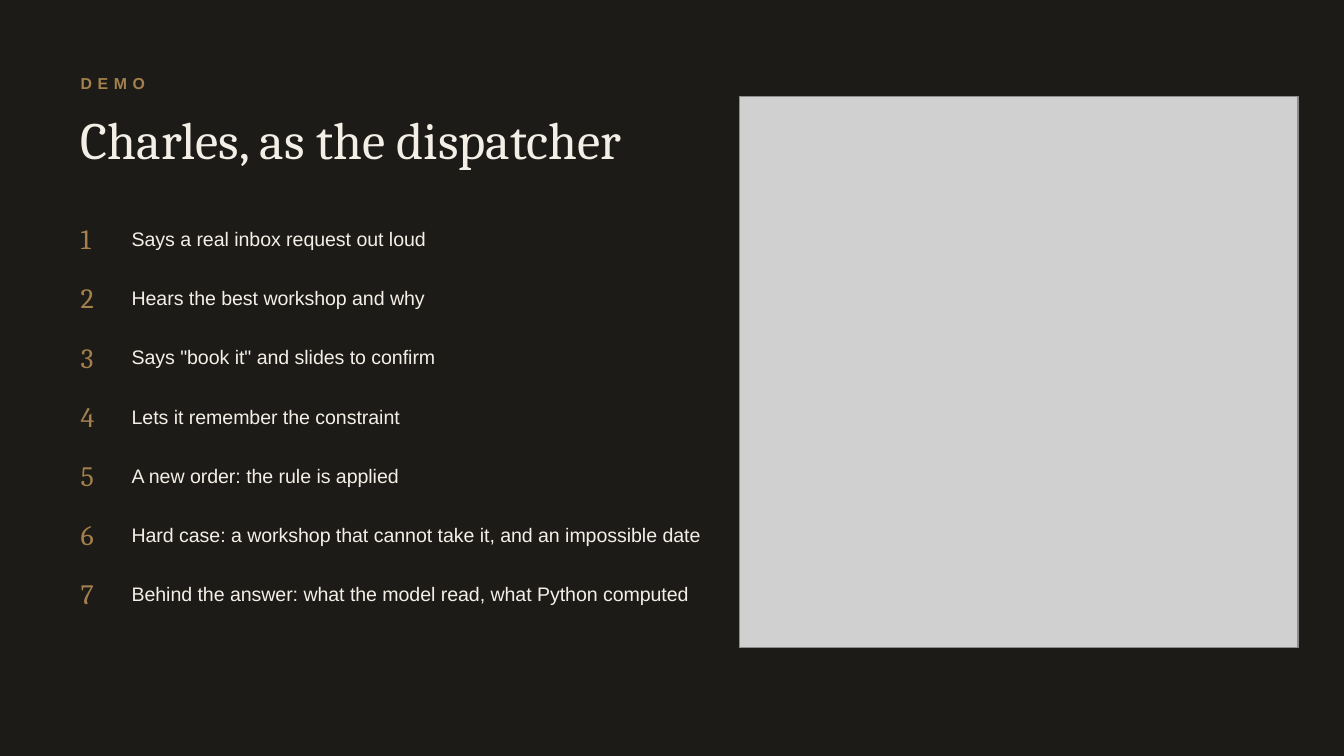
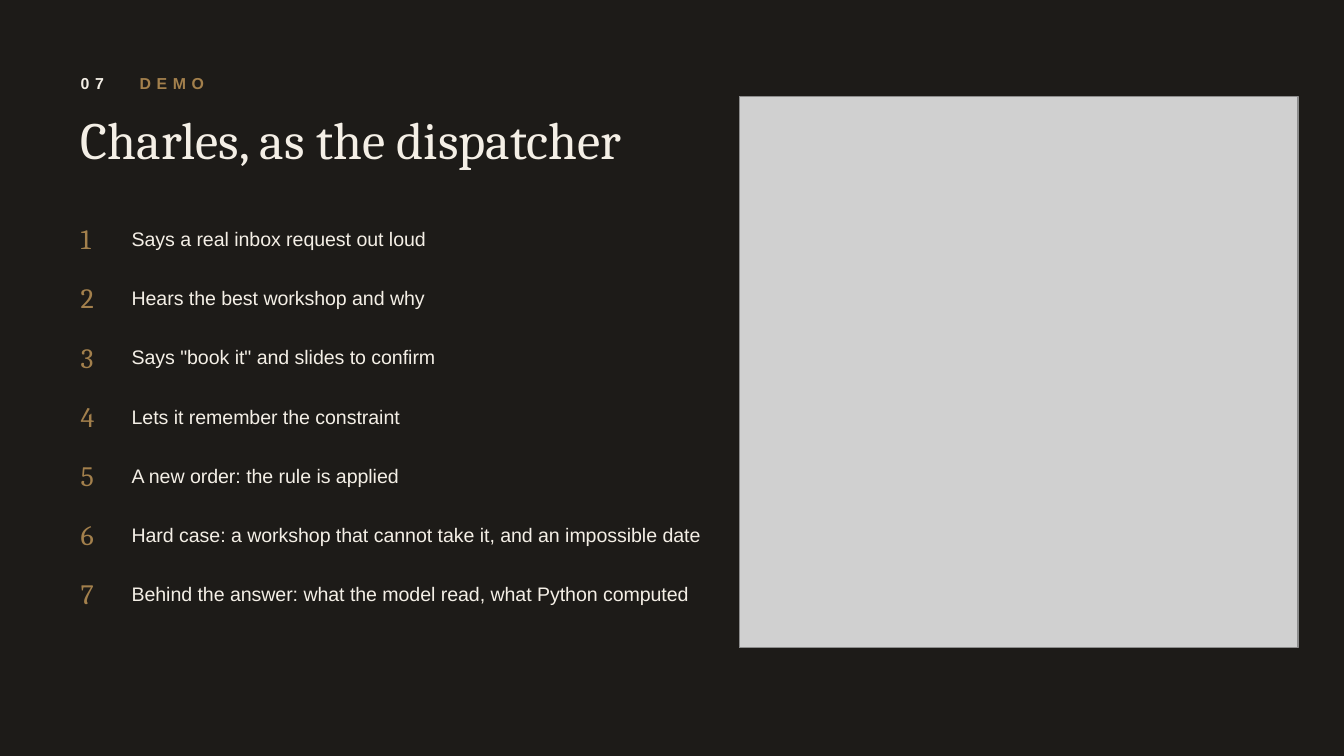
Before and after one commit to JoshuaGloor/dss5105-capstone-project, a slide deck: slide 7 of docs/slides/Presentation_Group11_Sprint2.pptx. Drawn at 1344x756 pixels with LibreOffice and Linux fonts; fonts in the diff are those of the drawing; grey boxes stand for pictures. Boxes give left, top, right and bottom in pixels: in the first picture for what was removed or moved away, otherwise in the second. Text is boxed around its words. In the diff, an @@ line names an element or a change of style, - is before the commit and + after.

```diff
--- a/docs/slides/Presentation_Group11_Sprint2.pptx
+++ b/docs/slides/Presentation_Group11_Sprint2.pptx
@@ text at (x1=81, y1=78, x2=204, y2=89): text changed @@
-DEMO
+07 DEMO
```
Also in this commit, not shown: 5 other slides changed, 3 other files.
